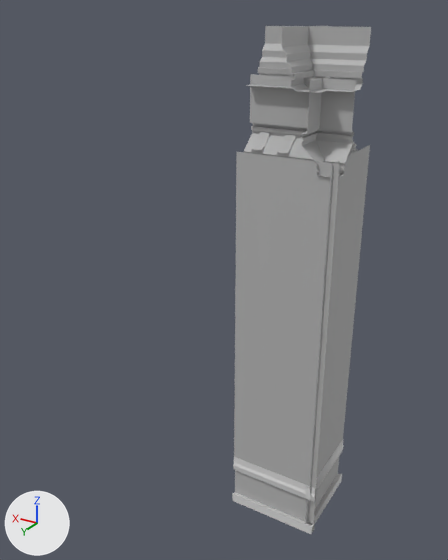
The FBX model Detective_Switch/Assets/Graphics/Modular/Wall_Mansion90In/Wall_Mansion90In.fbx as it was, and as the next commit left it.
The view is the same before and after, from a camera (50 mm lens) standing at (-13.45, 12.47, 9.09) and looking at (-7.91, 3.23, 4.47). The axes (+X, +Y, +Z) are drawn at lower left. The lights are the same throughout. Where no turn or scale is listed for an object, it has been applied to the vertices.

Names of what the first picture shows: 'Wall_Mansion90In'.
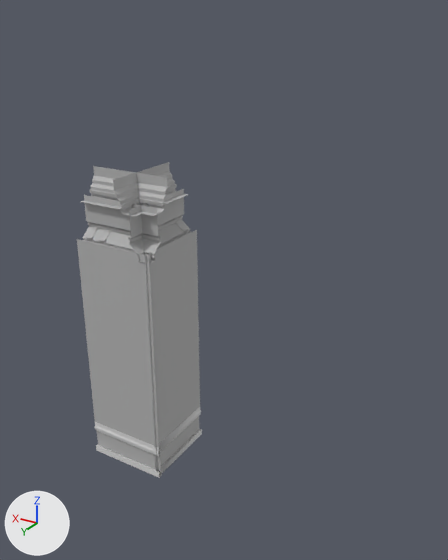
Location of each change, [x1, y1, x2, y2] in pixels of the pictures (448 x 560 px; the box of a moved part takes in the faces that stretch with it):
'Wall_Mansion90In', reshaped, moved (9% narrower, 38% shorter)
    before: [233, 25, 371, 534]
    after: [77, 162, 202, 478]
part 1 of me_wall_1unit_mesh_007, moved or reshaped
    before: [301, 77, 358, 177]
    after: [128, 189, 191, 262]
part 2 of me_wall_1unit_mesh_007, moved or reshaped
    before: [305, 440, 344, 501]
    after: [153, 407, 201, 456]
part 3 of me_wall_1unit_mesh_007, moved or reshaped
    before: [307, 474, 342, 525]
    after: [157, 429, 202, 476]
part 4 of me_wall_1unit_mesh_007, moved or reshaped
    before: [351, 143, 355, 149]
    after: [176, 220, 188, 233]
part 5 of me_wall_1unit_mesh_007, moved or reshaped
    before: [282, 25, 331, 93]
    after: [113, 162, 188, 217]
part 6 of me_wall_1unit_mesh_007, moved or reshaped
    before: [244, 74, 356, 177]
    after: [83, 195, 161, 263]
part 7 of me_wall_1unit_mesh_007, moved or reshaped
    before: [233, 457, 317, 502]
    after: [95, 422, 161, 456]
part 8 of me_wall_1unit_mesh_007, moved or reshaped
    before: [233, 492, 315, 534]
    after: [96, 445, 162, 478]
part 9 of me_wall_1unit_mesh_007, moved or reshaped
    before: [252, 132, 270, 154]
    after: [86, 227, 97, 240]
part 10 of me_wall_1unit_mesh_007, moved or reshaped
    before: [277, 135, 295, 157]
    after: [99, 229, 110, 243]
part 11 of me_wall_1unit_mesh_007, moved or reshaped
    before: [246, 26, 371, 92]
    after: [81, 166, 167, 216]
part 12 of me_wall_1unit_mesh_007, moved or reshaped
    before: [234, 145, 370, 531]
    after: [77, 230, 200, 476]

Edits to the bpy script that builds the scene:
```text
Change me_wall_1unit_mesh_007:
    used by ob_wall_mansion90in; location = (-9.96, 2.09, 0.0)
    remove me_wall_1unit_mesh_007.from_pydata(...)  # 240 vertices, 148 faces; spans x -0.26..1.5, y 0.0..1.71, z -0.15..8.91
    add me_wall_1unit_mesh_007.from_pydata(...)  # 240 vertices, 148 faces; spans x -0.17..1.5, y 0.0..1.65, z -0.1..5.97
    me_wall_1unit_mesh_007 part 1: the loose piece of 32 vertices spanning x -0.12..0.36, y 0.0..1.7, z 6.83..8.2 is scaled about the mesh origin by (0.67, 0.965, 0.67)
    me_wall_1unit_mesh_007 part 2: the loose piece of 16 vertices spanning x -0.19..-0.08, y 0.0..1.7, z 0.62..0.94 is scaled about the mesh origin by (0.67, 0.965, 0.67)
    me_wall_1unit_mesh_007 part 3: the loose piece of 8 vertices spanning x -0.21..-0.07, y 0.0..1.7, z -0.15..0.04 is scaled about the mesh origin by (0.67, 0.965, 0.67)
    me_wall_1unit_mesh_007 part 4: the loose piece of 16 vertices spanning x 0.05..0.33, y 0.16..0.34, z 6.99..7.29 is scaled about the mesh origin by 0.67
    me_wall_1unit_mesh_007 part 5: the loose piece of 24 vertices spanning x 0.1..0.74, y 0.0..1.7, z 8.04..8.91 is scaled about the mesh origin by (0.67, 0.965, 0.67)
    me_wall_1unit_mesh_007 part 6: the loose piece of 32 vertices spanning x -0.26..1.5, y 1.14..1.62, z 6.83..8.2 is scaled about its middle by (0.954, 0.67, 0.67), then moved by (0.05, 0.05, -2.48)
    me_wall_1unit_mesh_007 part 7: the loose piece of 16 vertices spanning x -0.26..1.5, y 1.58..1.69, z 0.62..0.94 is scaled about its middle by (0.954, 0.67, 0.67), then moved by (0.05, -0.04, -0.26)
    me_wall_1unit_mesh_007 part 8: the loose piece of 8 vertices spanning x -0.26..1.5, y 1.57..1.71, z -0.15..0.04 is scaled about its middle by (0.954, 0.67, 0.67), then moved by (0.05, -0.04, 0.02)
    me_wall_1unit_mesh_007 part 9: the loose piece of 16 vertices spanning x 1.16..1.34, y 1.17..1.45, z 6.99..7.29 is scaled about its middle by 0.67, then moved by (0.09, 0.07, -2.36)
    me_wall_1unit_mesh_007 part 10: the loose piece of 16 vertices spanning x 0.7..0.88, y 1.17..1.45, z 6.99..7.29 is scaled about its middle by 0.67, then moved by (0.24, 0.07, -2.36)
    me_wall_1unit_mesh_007 part 11: the loose piece of 24 vertices spanning x -0.26..1.5, y 0.76..1.4, z 8.04..8.91 is scaled about its middle by (0.954, 0.67, 0.67), then moved by (0.05, 0.14, -2.8)
    me_wall_1unit_mesh_007 part 12: 16 of 240 vertices moved; they spanned x -0.26..1.5, y 0.0..1.7, z -0.15..7.04 and now span x -0.17..1.5, y 0.0..1.64, z -0.1..4.72; mean shift (0.05, -0.04, -0.71); largest move (-0.26, 1.66, 7.04) -> (-0.17, 1.61, 4.72)
Change ob_wall_mansion90in:
    ob_wall_mansion90in.location: (-9.96, 2.09, 0.0) -> (-6.98, 2.9, 0.52)
```
